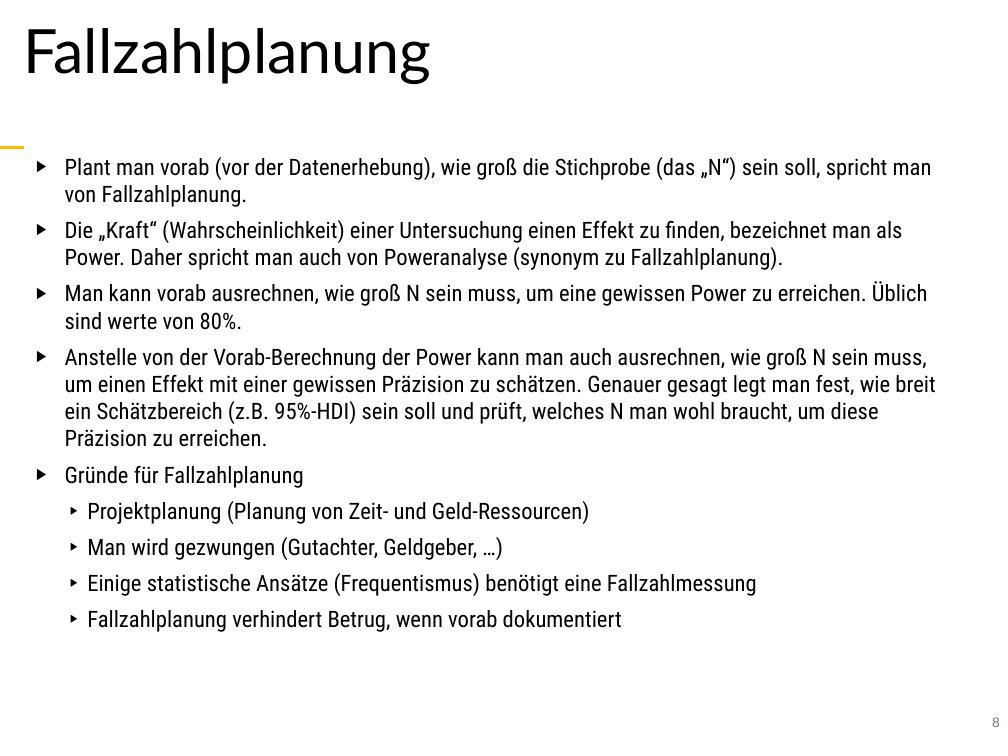
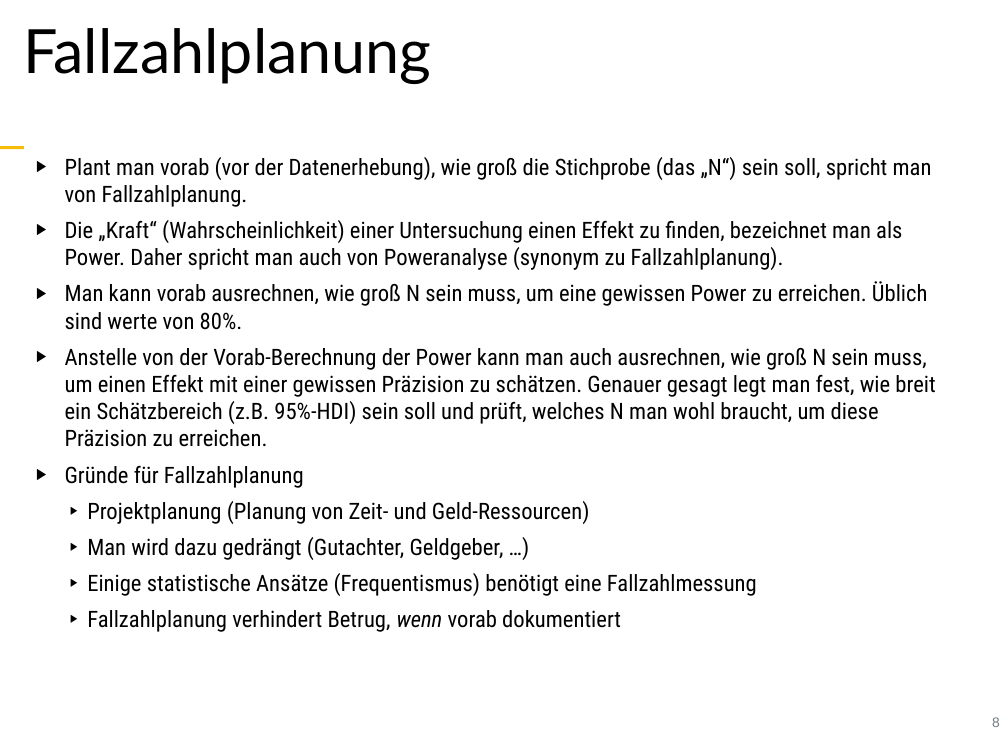
Before and after one commit to sebastiansauer/fopra, a slide deck: slide 8 of Skript-Folien/FoPra-Thema09.pptx. Drawn at 1008x756 pixels with LibreOffice and Linux fonts; fonts in the diff are those of the drawing. Boxes give left, top, right and bottom in pixels: in the first picture for what was removed or moved away, otherwise in the second. Text is boxed around its words. In the diff, an @@ line names an element or a change of style, - is before the commit and + after.

```diff
--- a/Skript-Folien/FoPra-Thema09.pptx
+++ b/Skript-Folien/FoPra-Thema09.pptx
@@ text at [87,537,504,560]: text changed @@
-  ▶︎ Man wird gezwungen (Gutachter, Geldgeber, …)
+  ▶︎ Man wird dazu gedrängt (Gutachter, Geldgeber, …)
@@ text at [87,610,621,632]: italic on in "wenn" @@
```
Also in this commit, not shown: 6 other slides changed, 3 slides added, 2 other files.
